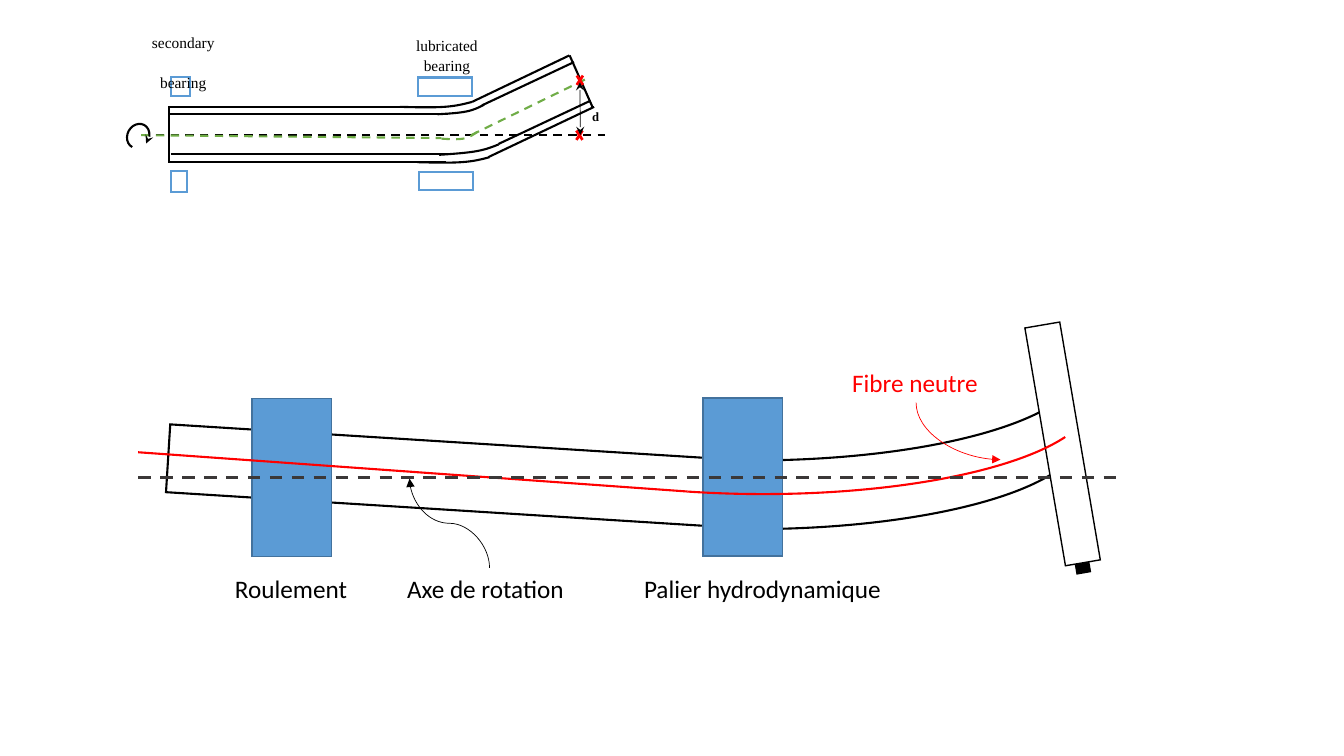
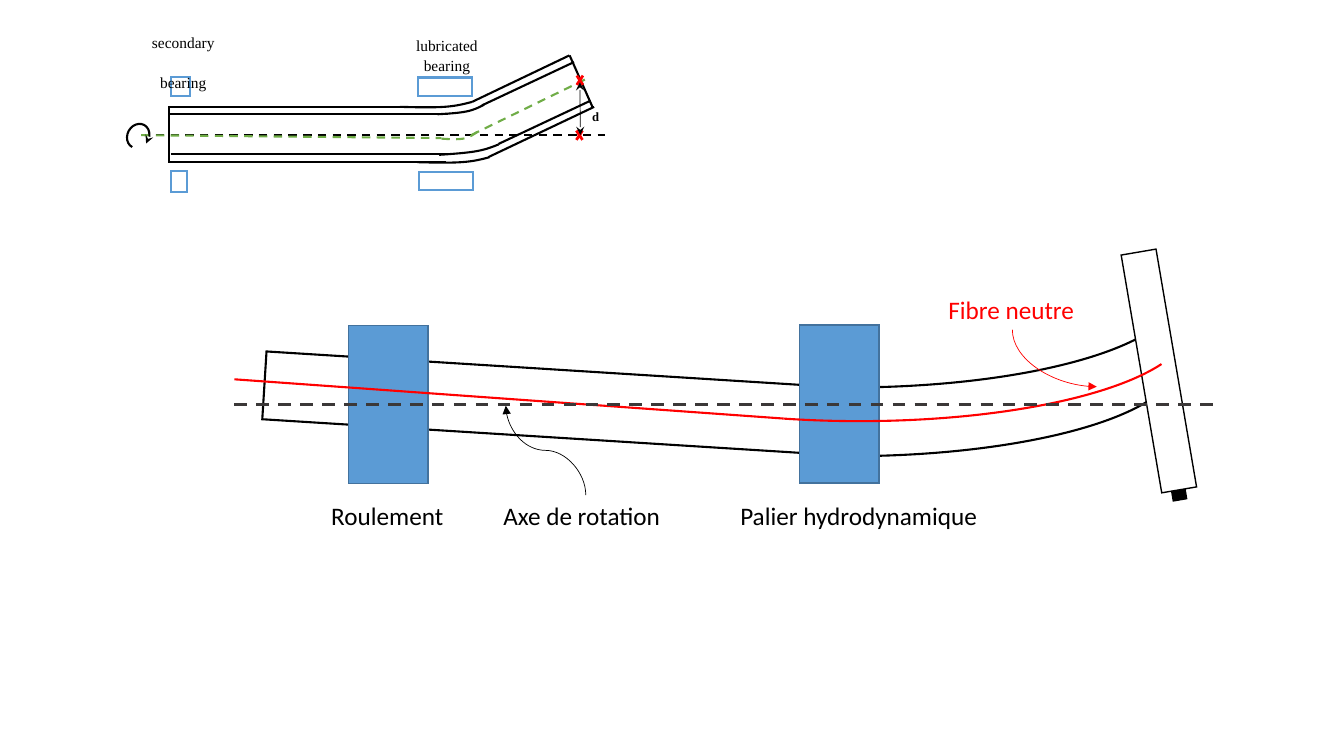
Before and after one commit to SilunZ/TheseME, a slide deck: slide 17 of CH3. modélisation du rotor/Figures/Figures.pptx. Drawn at 1344x756 pixels with LibreOffice and Linux fonts; fonts in the diff are those of the drawing. Boxes give left, top, right and bottom in pixels: in the first picture for what was removed or moved away, otherwise in the second. Text is boxed around its words. In the diff, an @@ line names an element or a change of style, - is before the commit and + after.

```diff
--- a/CH3. modélisation du rotor/Figures/Figures.pptx
+++ b/CH3. modélisation du rotor/Figures/Figures.pptx
@@ 2 arc (boxed as its full ellipse)s, 2 rectangles, 1 curved arrow: place and size @@
-2 arc (boxed as its full ellipse)s, 2 rectangles, 1 curved arrow at box(166, 270, 1094, 557)
+2 arc (boxed as its full ellipse)s, 2 rectangles, 1 curved arrow at box(263, 198, 1190, 484)
@@ 4 texts, 3 rectangles, 2 lines, 1 arc (boxed as its full ellipse), 1 curved arrow: place and size @@
-4 texts, 3 rectangles, 2 lines, 1 arc (boxed as its full ellipse), 1 curved arrow at box(138, 322, 1118, 602)
+4 texts, 3 rectangles, 2 lines, 1 arc (boxed as its full ellipse), 1 curved arrow at box(235, 249, 1215, 529)
```
Also in this commit, not shown: 1 other slide changed, 6 other files.
